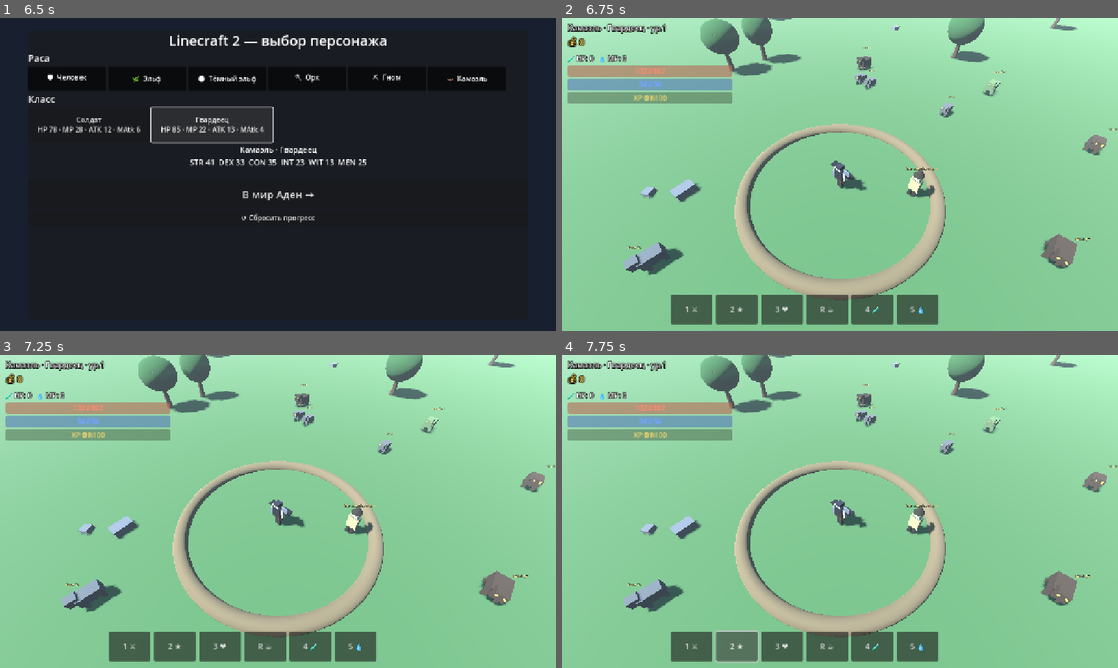
Above: before the commit, frames 1-4 (two rows, left to right).
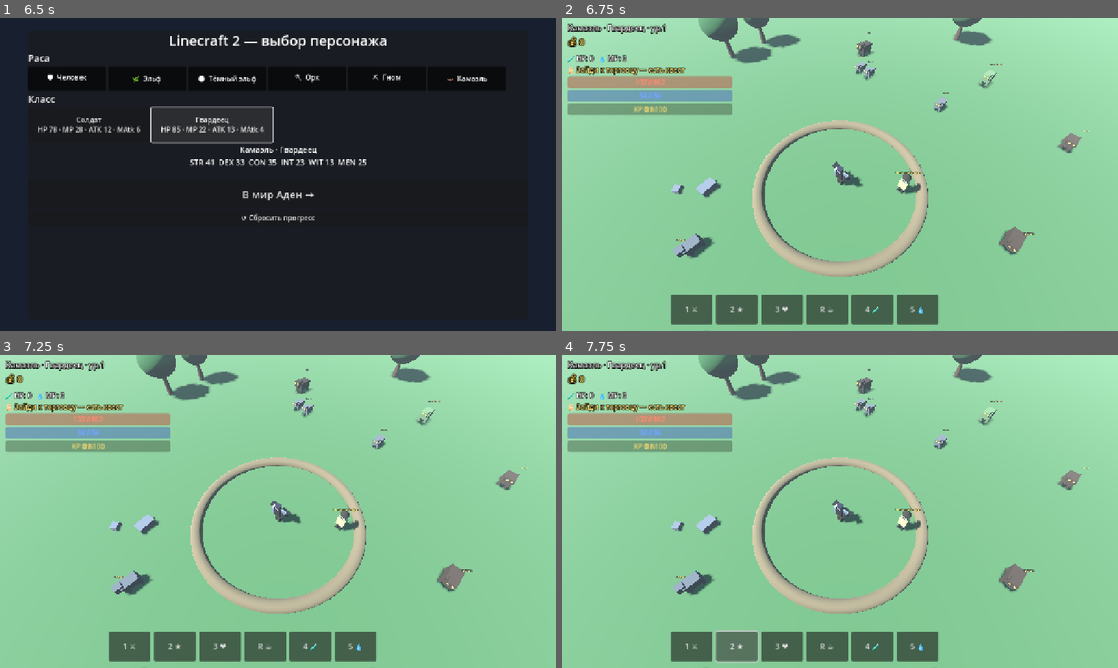
Above: after the commit, the same moments.

Repository: omich55zz-debug/linecraft2
Game: Godot game, scene res://scenes/Boot.tscn
Two runs of this game, one before a commit and one after it. Both use one fixed random seed, a clock stepped at 60 frames per second and the inputs below.
Inputs:
- Up to frame 1 (6.5 s): click "🛡 Человек" at 0.5 s; click "🌿 Эльф" at 1.25 s; click "🌑 Тёмный эльф" at 2 s; click "🪓 Орк" at 2.75 s; click "⛏ Гном" at 3.5 s; click "🦇 Камаэль" at 4.25 s; click "Солдат HP 78 · MP 28 · ATK 12…" at 5 s; click "Гвардеец HP 85 · MP 22 · ATK …" at 5.75 s
- Up to frame 2 (6.75 s): click "В мир Аден →" at 6.5 s
- Up to frame 3 (7.25 s): no input
- Up to frame 4 (7.75 s): click "2 ★" at 7.25 s

Frame 1 is identical in both runs. In frame 2, 18% of the frame differs, in the area x 1-100%, y 0-91%; in frame 3, 18%; in frame 4, 18%.

Commit message:
Add quest system (kill X mobs, gold+xp reward), NPC quest indicator, top-down camera
Co-Authored-By: Devin AI <158243242+devin-ai-integration[bot]@users.noreply.github.com>

Diff:
--- a/godot/project.godot
+++ b/godot/project.godot
@@ -16,6 +16,7 @@
 
 Selection="*res://scripts/Selection.gd"
 SaveGame="*res://scripts/SaveGame.gd"
+Quests="*res://scripts/Quests.gd"
 
 [debug]
 
--- a/godot/scenes/HUD.tscn
+++ b/godot/scenes/HUD.tscn
@@ -31,6 +31,14 @@
 theme_override_font_sizes/font_size = 16
 theme_override_colors/font_outline_color = Color(0, 0, 0, 1)
 theme_override_constants/outline_size = 5
+
+[node name="QuestLabel" type="Label" parent="Top"]
+text = "📜 Зайди к торговцу — есть квест"
+theme_override_font_sizes/font_size = 16
+theme_override_colors/font_color = Color(0.95, 0.85, 0.42, 1)
+theme_override_colors/font_outline_color = Color(0, 0, 0, 1)
+theme_override_constants/outline_size = 5
+autowrap_mode = 2
 
 [node name="Bars" type="VBoxContainer" parent="Top"]
 
@@ -165,6 +173,10 @@
 text = "Купить 💧 MP-зелье — 35 💰  (+50 MP)"
 custom_minimum_size = Vector2(0, 48)
 
+[node name="QuestBtn" type="Button" parent="ShopPanel/V"]
+text = "📜 Получить новый квест"
+custom_minimum_size = Vector2(0, 48)
+
 [node name="Close" type="Button" parent="ShopPanel/V"]
 text = "Закрыть (Esc)"
 custom_minimum_size = Vector2(0, 36)
--- a/godot/scripts/FollowCamera.gd
+++ b/godot/scripts/FollowCamera.gd
@@ -3,11 +3,11 @@
 
 @export var target_path: NodePath
 var target: Node3D
-var distance: float = 12.0
+var distance: float = 14.0
 var min_dist: float = 4.0
 var max_dist: float = 30.0
 var yaw: float = PI * 0.25
-var pitch: float = 0.85
+var pitch: float = 1.0
 var min_pitch: float = 0.25
 var max_pitch: float = 1.4
 var dragging: bool = false
--- a/godot/scripts/HUD.gd
+++ b/godot/scripts/HUD.gd
@@ -18,6 +18,7 @@
 @onready var toast: Label = $Toast
 @onready var shop_panel: PanelContainer = $ShopPanel
 @onready var potions_label: Label = $Top/PotionsLabel
+@onready var quest_label: Label = $Top/QuestLabel
 
 var target_ref: Node = null
 
@@ -45,8 +46,13 @@
     if sp:
         sp.get_node("V/BuyHp").pressed.connect(_on_buy_hp)
         sp.get_node("V/BuyMp").pressed.connect(_on_buy_mp)
+        sp.get_node("V/QuestBtn").pressed.connect(_on_quest_btn)
         sp.get_node("V/Close").pressed.connect(close_shop)
+    var q := get_node_or_null("/root/Quests")
+    if q:
+        q.quest_updated.connect(_on_quest_changed)
     _refresh()
+    _refresh_quest_label()
 
 const HP_POT_COST := 25
 const MP_POT_COST := 35
@@ -151,3 +157,59 @@
     player.mp_potions += 1
     player.emit_signal("stats_changed")
     player._save_progress()
+
+func _on_quest_btn() -> void:
+    var q := get_node_or_null("/root/Quests")
+    if q == null or player == null: return
+    if q.is_completable():
+        var done: Dictionary = q.turn_in()
+        if not done.is_empty():
+            player._gain_xp(int(done.reward_xp))
+            player.add_gold(int(done.reward_gold))
+            _flash_toast("Квест выполнен! +%d 💰 +%d XP" % [int(done.reward_gold), int(done.reward_xp)])
+        _refresh_quest_label()
+    elif q.has_active():
+        var aq: Dictionary = q.active_quest()
+        _flash_toast("Прогресс: %d / %d" % [q.active_progress, int(aq.target_count)])
+    else:
+        var qid: String = q.next_offerable()
+        if qid == "":
+            _flash_toast("Все квесты выполнены — герой!")
+        else:
+            q.accept(qid)
+            var aq2: Dictionary = q.active_quest()
+            _flash_toast("Принят квест: %s" % aq2.name)
+        _refresh_quest_label()
+
+func _on_quest_changed(_qid) -> void:
+    _refresh_quest_label()
+
+func _refresh_quest_label() -> void:
+    var q := get_node_or_null("/root/Quests")
+    if q == null:
+        quest_label.text = ""
+        return
+    if not q.has_active():
+        quest_label.text = "📜 Зайди к торговцу — есть квест"
+        return
+    var aq: Dictionary = q.active_quest()
+    quest_label.text = "📜 %s — %d / %d" % [aq.name, q.active_progress, int(aq.target_count)]
+    if q.is_completable():
+        quest_label.text += "  ✅"
+    var sp := shop_panel
+    if sp:
+        var btn: Button = sp.get_node("V/QuestBtn") as Button
+        if btn:
+            if q.is_completable():
+                btn.text = "✅ Сдать «%s» (+%d 💰 / +%d XP)" % [aq.name, int(aq.reward_gold), int(aq.reward_xp)]
+            elif q.has_active():
+                btn.text = "📜 «%s»: %d / %d" % [aq.name, q.active_progress, int(aq.target_count)]
+            else:
+                btn.text = "📜 Получить новый квест"
+
+func _flash_toast(msg: String) -> void:
+    toast.text = msg
+    toast.visible = true
+    var tw := create_tween()
+    tw.tween_interval(2.0)
+    tw.tween_callback(func(): toast.visible = false)
--- a/godot/scripts/Npc.gd
+++ b/godot/scripts/Npc.gd
@@ -80,3 +80,17 @@
     name_label.billboard = BaseMaterial3D.BILLBOARD_ENABLED
     name_label.no_depth_test = true
     add_child(name_label)
+
+func _process(_delta: float) -> void:
+    var q := get_node_or_null("/root/Quests")
+    if q == null: return
+    var prefix := ""
+    if q.is_completable():
+        prefix = "❓ "
+        name_label.modulate = Color(0.55, 1.0, 0.55)
+    elif not q.has_active() and q.next_offerable() != "":
+        prefix = "❗ "
+        name_label.modulate = Color(1, 0.92, 0.32)
+    else:
+        name_label.modulate = Color(1, 0.9, 0.5)
+    name_label.text = "%s%s ✦" % [prefix, npc_name]
--- a/godot/scripts/Player.gd
+++ b/godot/scripts/Player.gd
@@ -155,6 +155,7 @@
             var loot: Array = t.kind.loot
             var coins: int = randi_range(int(loot[0]), int(loot[1]))
             add_gold(coins)
+            _record_quest_kill(t.kind_id)
 
 func use_skill_power() -> void:
     if gcd > 0 or mp < 8 or target == null or not is_instance_valid(target) or target.dead:
@@ -174,7 +175,12 @@
             var loot: Array = t.kind.loot
             var coins: int = randi_range(int(loot[0]), int(loot[1]))
             add_gold(coins)
-    emit_signal("stats_changed")
+            _record_quest_kill(t.kind_id)
+    emit_signal("stats_changed")
+
+func _record_quest_kill(kind_id: String) -> void:
+    var q := get_node_or_null("/root/Quests")
+    if q: q.record_kill(kind_id)
 
 func use_skill_heal() -> void:
     if gcd > 0 or mp < 12: return
--- /dev/null
+++ b/godot/scripts/Quests.gd
@@ -0,0 +1,106 @@
+extends Node
+## Autoload — tracks active and completed quests, persists via SaveGame.
+
+signal quest_updated(quest_id)
+
+const QUESTS := {
+    "wolf_hunt": {
+        "id": "wolf_hunt",
+        "name": "Угроза волков",
+        "desc": "Убей 5 волков для торговца Альтрана.",
+        "target_kind": "wolf",
+        "target_count": 5,
+        "reward_gold": 80,
+        "reward_xp": 60,
+    },
+    "boar_hunt": {
+        "id": "boar_hunt",
+        "name": "Свиная вылазка",
+        "desc": "Уничтожь 4 кабанов, что разорили огороды.",
+        "target_kind": "boar",
+        "target_count": 4,
+        "reward_gold": 120,
+        "reward_xp": 90,
+    },
+    "gnoll_threat": {
+        "id": "gnoll_threat",
+        "name": "Гнольский налёт",
+        "desc": "Убей 6 гноллов вокруг лагеря.",
+        "target_kind": "gnoll",
+        "target_count": 6,
+        "reward_gold": 200,
+        "reward_xp": 160,
+    },
+}
+
+var active_quest_id: String = ""
+var active_progress: int = 0
+var completed: Array = []
+
+func _ready() -> void:
+    _load_from_save()
+
+func _load_from_save() -> void:
+    var sg := get_node_or_null("/root/SaveGame")
+    if sg == null: return
+    active_quest_id = String(sg.data.get("quest_id", ""))
+    active_progress = int(sg.data.get("quest_progress", 0))
+    completed = Array(sg.data.get("quest_done", []))
+
+func _save() -> void:
+    var sg := get_node_or_null("/root/SaveGame")
+    if sg == null: return
+    sg.data["quest_id"] = active_quest_id
+    sg.data["quest_progress"] = active_progress
+    sg.data["quest_done"] = completed
+    sg.save_data()
+
+func has_active() -> bool:
+    return active_quest_id != "" and QUESTS.has(active_quest_id)
+
+func active_quest() -> Dictionary:
+    if not has_active(): return {}
+    return QUESTS[active_quest_id]
+
+func is_done(quest_id: String) -> bool:
+    return quest_id in completed
+
+func can_offer(quest_id: String) -> bool:
+    return not is_done(quest_id) and active_quest_id != quest_id
+
+func accept(quest_id: String) -> void:
+    if not QUESTS.has(quest_id): return
+    active_quest_id = quest_id
+    active_progress = 0
+    _save()
+    emit_signal("quest_updated", quest_id)
+
+func record_kill(kind_id: String) -> void:
+    if not has_active(): return
+    var q: Dictionary = active_quest()
+    if q.target_kind == kind_id and active_progress < int(q.target_count):
+        active_progress += 1
+        _save()
+        emit_signal("quest_updated", q.id)
+
+func is_completable() -> bool:
+    if not has_active(): return false
+    var q: Dictionary = active_quest()
+    return active_progress >= int(q.target_count)
+
+func turn_in() -> Dictionary:
+    if not is_completable(): return {}
+    var q: Dictionary = active_quest()
+    completed.append(q.id)
+    active_quest_id = ""
+    active_progress = 0
+    _save()
+    emit_signal("quest_updated", q.id)
+    return q
+
+func next_offerable() -> String:
+    var ordered := ["wolf_hunt", "boar_hunt", "gnoll_threat"]
+    for qid in ordered:
+        if can_offer(qid) and not is_done(qid):
+            return qid
+    return ""
Not shown, added: godot/scripts/Quests.gd.uid
